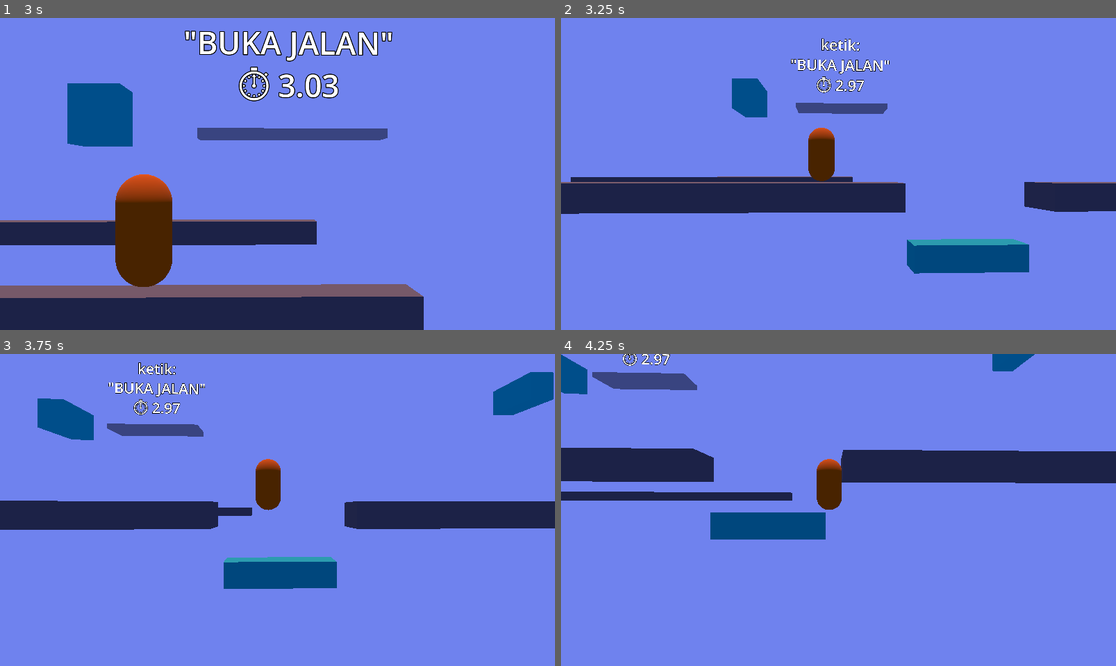
Above: before the commit, frames 1-4 (two rows, left to right).
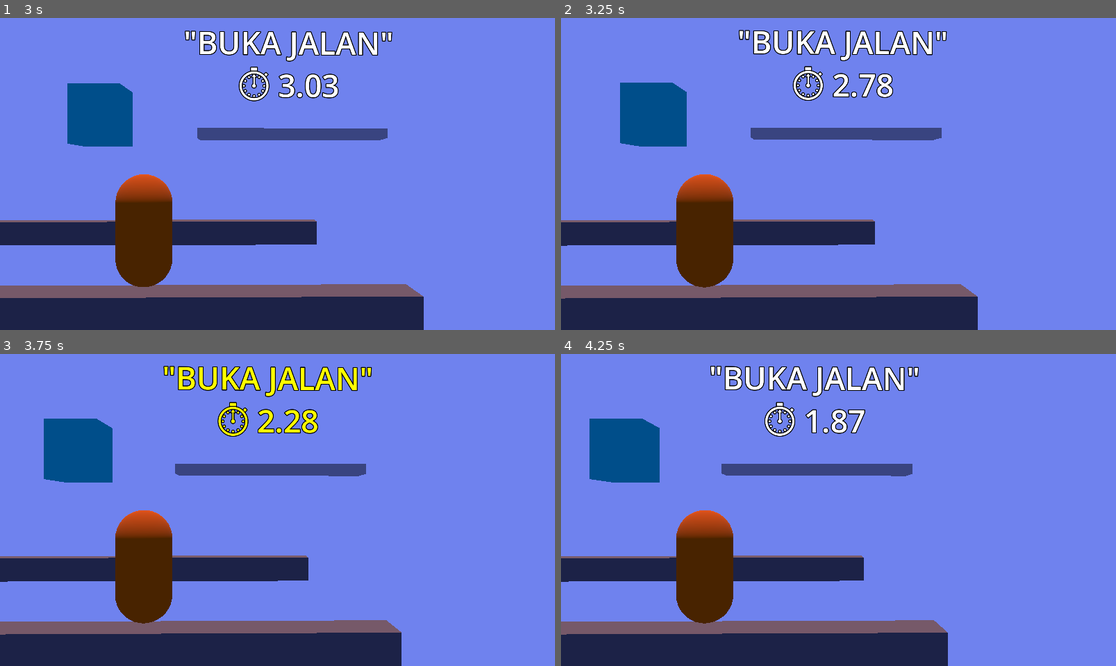
Above: after the commit, the same moments.

Repository: ILOLB4suyo/VRECTOR
Game: Godot game, scene res://main.tscn
The game is run twice, just before and just after one commit, with the same random seed, the same clock (stepped at 60 frames per second) and the same inputs. Sound files missing from this copy of the repository are replaced by a short silence.
Inputs (mouse positions are in pixels of both pictures, inside the frame that each line leads up to):
- Up to frame 1 (3 s): tap Enter at 0.5, 0.6, 1.55, 2.1 s; move the mouse to (399, 158) at 0.52 s; click (399, 158) at 0.67 s; tap Space (jump) at 0.77, 0.8, 1.07, 1.35, 1.52, 1.82, 2.3 s; move the mouse to (166, 189) at 1.27 s; click (166, 189) at 1.42 s; move the mouse to (333, 105) at 2.02 s; click (333, 105) at 2.17 s; move the mouse to (249, 236) at 2.77 s; tap Backspace at 2.85 s; click (249, 236) at 2.92 s
- Up to frame 2 (3.25 s): tap Space (jump) at 3.02 s; tap Enter at 3.05 s
- Up to frame 3 (3.75 s): tap Space (jump) at 3.32 s; move the mouse to (316, 513) at 3.52 s; tap Enter at 3.6 s; click (316, 513) at 3.67 s
- Up to frame 4 (4.25 s): tap Space (jump) at 3.77, 3.8, 4.07 s; tap Escape at 4.15 s

Frame 1 is identical in both runs. In frame 2, 36% of the frame differs, in the area x 0-100%, y 3-100%; in frame 3, 34%; in frame 4, 34%.

Commit message:
TANPA ENTER DI TYPING

Diff:
--- a/scripts/typing_prompt.gd
+++ b/scripts/typing_prompt.gd
@@ -5,10 +5,13 @@
 
 @onready var music: AudioStreamPlayer = $AudioStreamPlayer
 
+var already_finished := false
 
 var typed_text := ""
 var is_typing := false
 var prompt_text := ""
+
+
 
 
 
@@ -54,6 +57,7 @@
 
 func enter_typing_mode():
 	is_typing = true
+	already_finished = false
 	typed_text = ""
 	Input.set_mouse_mode(Input.MOUSE_MODE_VISIBLE)
 	text = prompt_text
@@ -79,26 +83,12 @@
 
 
 func _input(event):
-	if not is_typing:
+	if not is_typing or already_finished:
 		return
 
 	if event is InputEventKey and event.pressed and not event.echo:
 
 		if event.keycode == KEY_ESCAPE:
-			exit_typing_mode()
-			return
-
-		if event.keycode == KEY_ENTER:
-			print("Typed:", typed_text)
-
-			var success := typed_text == target_phrase
-			typing_finished.emit(success)
-
-			if success:
-				var player := get_tree().get_first_node_in_group("player")
-				if player:
-					player.force_jump()
-
 			exit_typing_mode()
 			return
 
@@ -110,6 +100,20 @@
 			typed_text += char(event.unicode)
 
 		text = prompt_text + typed_text
+
+
+		if typed_text == target_phrase:
+			already_finished = true
+			print("AUTO SUCCESS:", typed_text)
+
+			typing_finished.emit(true)
+
+			var player := get_tree().get_first_node_in_group("player")
+			if player:
+				player.force_jump()
+
+			exit_typing_mode()
+
 
 
 func _on_timeout():
